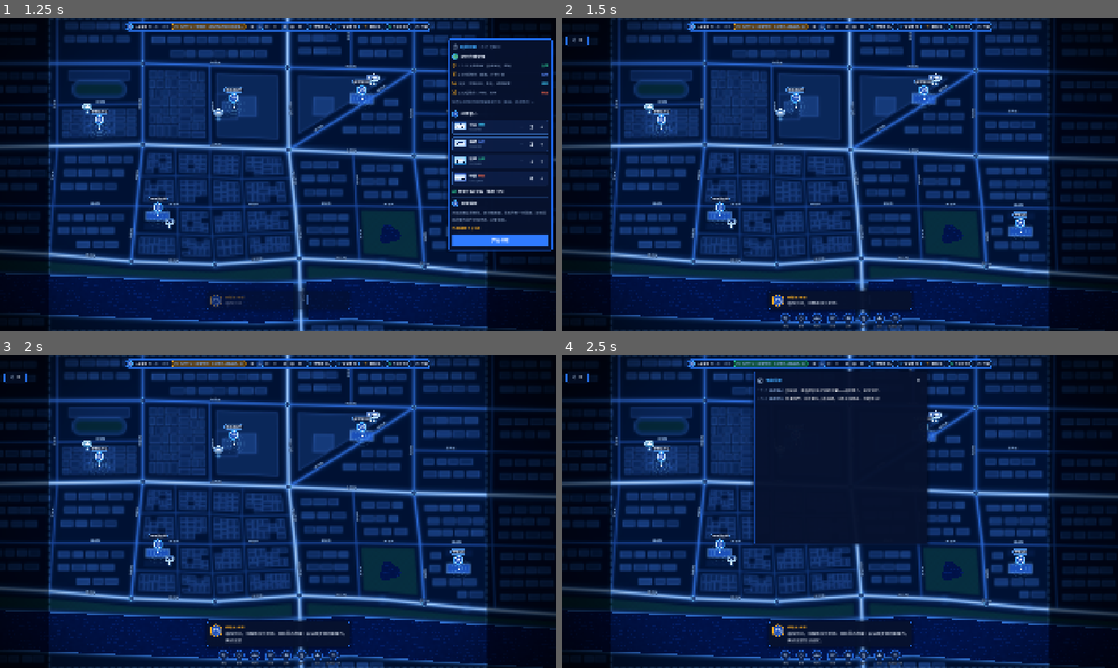
Above: before the commit, frames 1-4 (two rows, left to right).
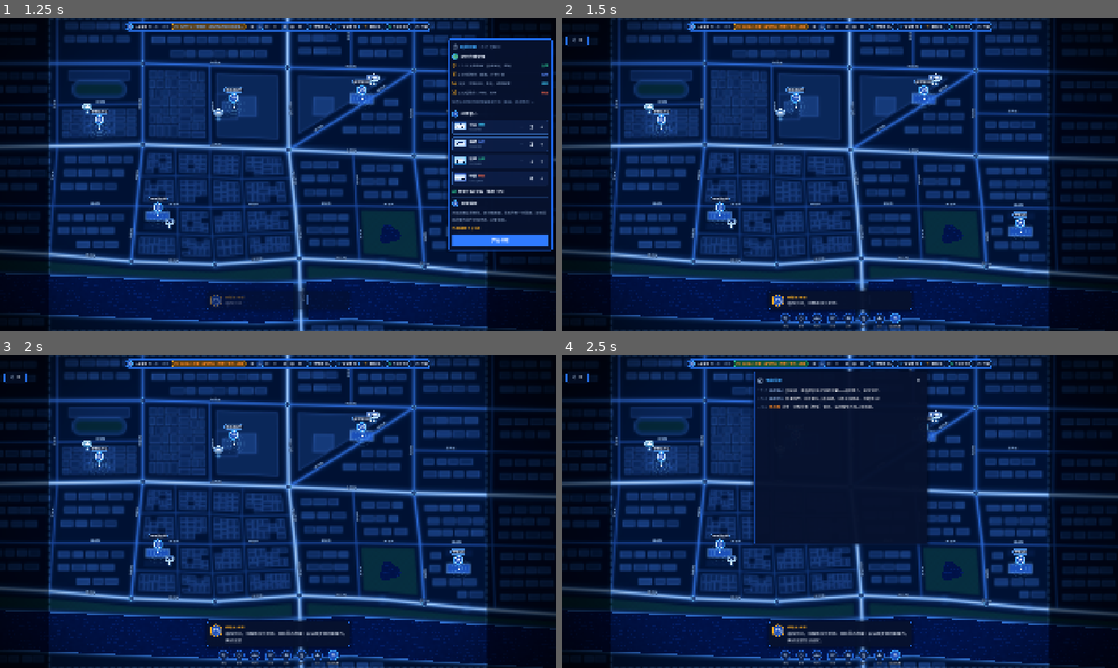
Above: after the commit, the same moments.

Repository: mud4u404/game002
Game: Godot game, scene res://scenes/main_menu.tscn
Two runs of this game, one before a commit and one after it. Both use one fixed random seed, a clock stepped at 60 frames per second and the inputs below.
Inputs (mouse positions are in pixels of both pictures, inside the frame that each line leads up to):
- Up to frame 1 (1.25 s): click (83, 208) at 0.5 s
- Up to frame 2 (1.5 s): click "开始值班" at 1.25 s
- Up to frame 3 (2 s): no input
- Up to frame 4 (2.5 s): click (767, 364) at 2 s

Frame 1 is identical in both runs. In frame 2, 0.2% of the frame differs, in the area x 31-62%, y 2-100%; in frame 3, 0.2%; in frame 4, 0.4%.

Commit message:
Auto dispatch by default: nearest, skill-matched, all incident levels
- Auto dispatch on by default and covers every level, highest first;
  only skill-matched units are sent, calls still need classification
- Warn at shift start when a specialty has no units at all
- Update advisor texts, dock label and GDD 8.0

Co-Authored-By: Claude Opus 5.5 <noreply@anthropic.com>
Claude-Session: https://claude.ai/code/session_01Anfvpf49dPv7drkBQekvTH

Diff:
--- a/scripts/core/game_state.gd
+++ b/scripts/core/game_state.gd
@@ -18,7 +18,7 @@
 var speed := 1.0
 var paused := false
 var slowmo := 1.0           # 接警时的时间减速
-var auto_dispatch := false   # 仅对一般（1 级）警情生效
+var auto_dispatch := true    # 就近、警种匹配、自动派警
 
 var stats := {"total": 0, "resolved": 0, "failed": 0, "perfect": 0,
 	"resp_sum": 0.0, "resp_n": 0, "calls_ok": 0, "calls_total": 0}
@@ -34,7 +34,7 @@
 	speed = 1.0
 	paused = false
 	slowmo = 1.0
-	auto_dispatch = false
+	auto_dispatch = true
 	for k in stats.keys():
 		stats[k] = 0
 	_last_day = 1
--- a/scripts/game/game.gd
+++ b/scripts/game/game.gd
@@ -104,7 +104,14 @@
 	var zones := units.filter(func(u): return u.zone_set).size()
 	GameState.post("指挥中心", "部署完毕：%d 组警力上路巡逻，%d 组驻地待命。开始值班！" % [zones, units.size() - zones], "sys")
 	hud.enter_shift()
-	_tut_once("shift", "开始值班。来了警情先看它需要什么专长，再从右侧名单里点人派出去。派错警种只能维持现场，处置不了。")
+	# 缺少某个专长的警种：提醒该类警情将无人能处置
+	var lacking := []
+	for k in Data.SKILLS.keys():
+		if not units.any(func(u): return u.skill() == k):
+			lacking.append("%s（%s）" % [Data.SKILLS[k].name, Data.UNIT_TYPES[Data.SKILLS[k].unit].short])
+	if not lacking.is_empty():
+		GameState.post("值班长", "注意：没有%s警力，这类警情将无人能处置。" % "、".join(lacking), "lv3")
+	_tut_once("shift", "开始值班。系统会按就近、警种对口自动派警；来电要你亲自研判定性。对口警力不够时，警情会亮红，需要你调度或组建。")
 
 
 func _dev_hooks() -> void:
@@ -594,13 +601,13 @@
 
 # ------------------------------------------------------------------ 派警
 func _auto_dispatch() -> void:
-	var bot := DevTools.args.has("bot")   # 自动化测试：模拟玩家派所有警情
-	if not GameState.auto_dispatch and not bot:
-		return
-	# 自动派警只接管一般（1 级）警情，重要警情始终由指挥长决策
-	for inc in incidents:
-		if not (inc.state in [Incident.S.WAITING, Incident.S.DISPATCHED, Incident.S.ONSCENE]) or (inc.level() > 1 and not bot):
-			continue
+	if not GameState.auto_dispatch and not DevTools.args.has("bot"):
+		return
+	# 派警原则：就近、警种匹配、自动。按缺口专长派到场最快的对口警力，
+	# 等级高的警情优先；没有对口警力时不乱派，留给指挥长决断。来电需先研判定性。
+	var list := incidents.filter(func(i): return i.state in [Incident.S.WAITING, Incident.S.DISPATCHED, Incident.S.ONSCENE])
+	list.sort_custom(func(a, b): return a.level() > b.level())
+	for inc in list:
 		var miss: Dictionary = inc.missing()
 		for k in miss.keys():
 			var u := best_unit(inc, "" if k == "any" else k)
@@ -653,7 +660,7 @@
 	GameState.post("指挥中心", "%s，%s发生%s，请立即前往处置。" % [u.callsign, inc.desc(), inc.title()], "cmd")
 	GameState.post(u.callsign, "收到，预计 %d 分钟到达。" % ceili(eta), "unit")
 	if manual:
-		_tut_once("manual", "手动调度成功。系统会继续为其他警情自动补派警力。")
+		_tut_once("manual", "手动派警成功。系统会继续按就近、对口的原则为其他警情自动补派。")
 	inc.refresh_marker()
 	incident_updated.emit(inc)
 	units_changed.emit()
@@ -841,7 +848,7 @@
 	_advisor_t += delta
 	for inc in incidents:
 		if inc.state == Incident.S.WAITING:
-			_tut_once("first_inc", "来警情了！右侧面板写着它需要的专长，下面是可派警力名单，对口的排在前面，点一下就派出。")
+			_tut_once("first_inc", "来警情了！系统已按就近、对口自动派警。右侧面板能看到专长是否到位，想增派或改派，点名单里的警力即可。")
 			break
 	for inc in incidents:
 		if inc.state == Incident.S.CALL:
--- a/scripts/ui/hud.gd
+++ b/scripts/ui/hud.gd
@@ -865,7 +865,7 @@
 	_dock.add_theme_constant_override("separation", 8)
 	root.add_child(_dock)
 	for it in [["call", "phone_in_talk", "来电"], ["incident", "notifications", "警情"], ["units", "groups", "警力"],
-			["recruit", "person_add", "招募"], ["facility", "apartment", "设施"], ["checkpoint", "front_hand", "设卡"], ["stats", "bar_chart", "统计"], ["auto", "route", "自动派一般"]]:
+			["recruit", "person_add", "招募"], ["facility", "apartment", "设施"], ["checkpoint", "front_hand", "设卡"], ["stats", "bar_chart", "统计"], ["auto", "route", "自动派警"]]:
 		var b := _round_button(it[0], it[1], it[2])
 		_dock.add_child(b)
 		_dock_btns[it[0]] = b
@@ -955,7 +955,7 @@
 			return
 		"auto":
 			GameState.auto_dispatch = not GameState.auto_dispatch
-			GameState.post("指挥中心", "一般（1 级）警情自动派警已" + ("开启，重要警情仍由你决策。" if GameState.auto_dispatch else "关闭，所有警情由你调度。"), "sys")
+			GameState.post("指挥中心", "自动派警已" + ("开启：就近、警种对口派警。" if GameState.auto_dispatch else "关闭，所有警情由你调度。"), "sys")
 	_update_dock()
 
 
Not shown, changed: docs/GDD.md
